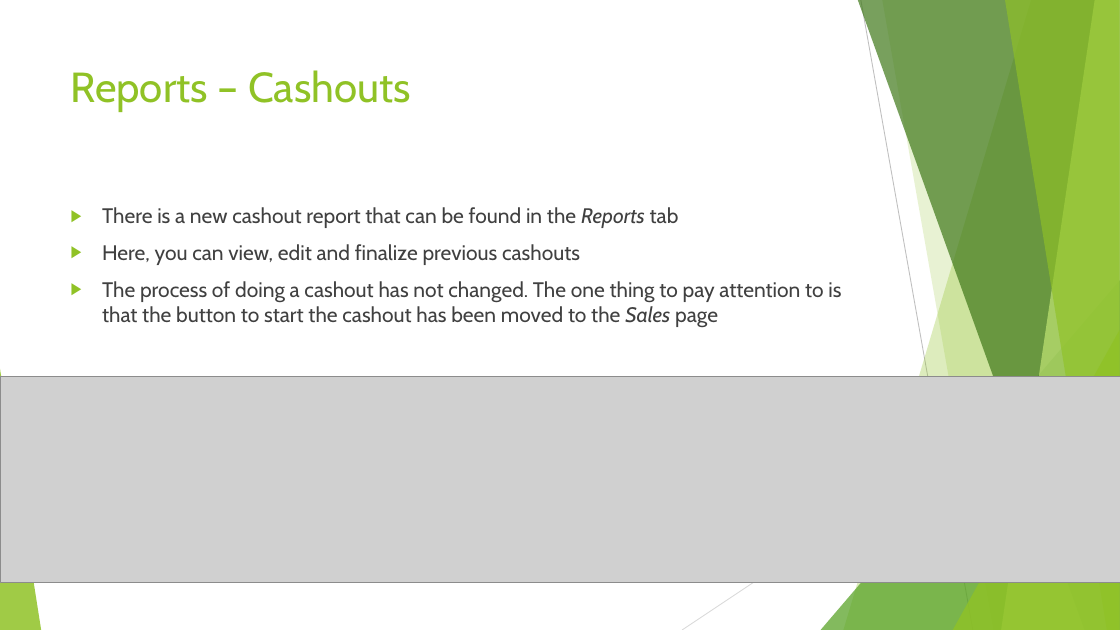
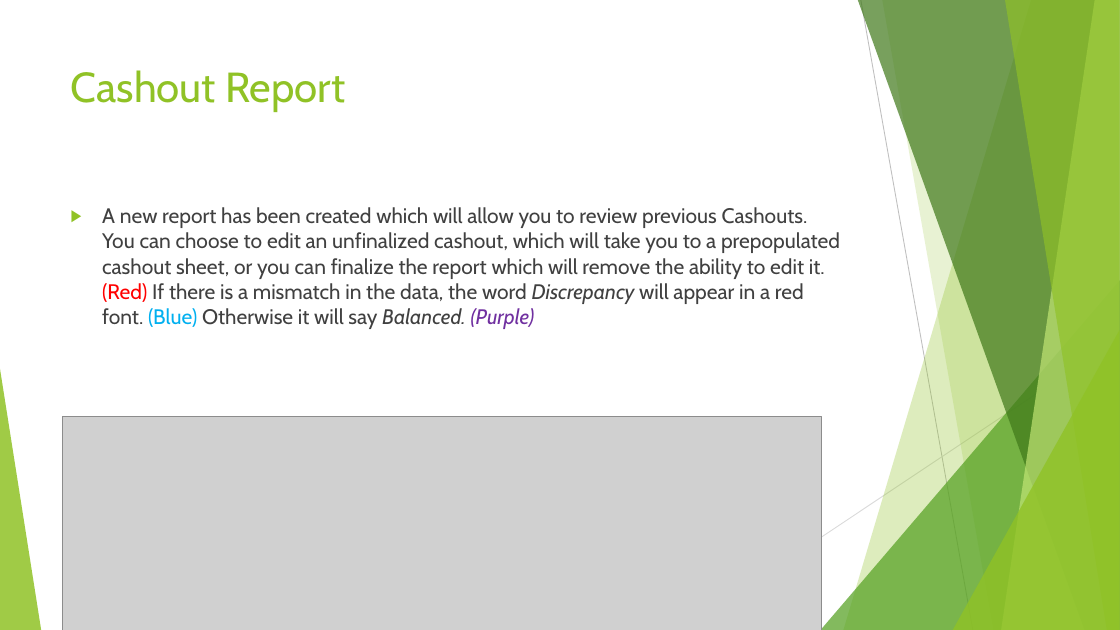
Before and after one commit to SweetSpotProShop/SweetSpot-Documentation, a slide deck: slide 10 of Release Powerpoints/V3.1.0.pptx (slide 8 before the commit). Drawn at 1120x630 pixels with LibreOffice and Linux fonts; fonts in the diff are those of the drawing; grey boxes stand for pictures. Boxes give left, top, right and bottom in pixels: in the first picture for what was removed or moved away, otherwise in the second. Text is boxed around its words. In the diff, an @@ line names an element or a change of style, - is before the commit and + after.

Commit message:
V3.1.0 - PowerPoint updated
-Updated the powerpoint for V3.1.0
-Temp Screenshots added

```diff
--- a/Release Powerpoints/V3.1.0.pptx
+++ b/Release Powerpoints/V3.1.0.pptx
@@ title at (x1=71, y1=70, x2=345, y2=112): text changed @@
-Reports – Cashouts
+Cashout Report
@@ text at (x1=102, y1=207, x2=840, y2=329): text changed @@
-▶ There is a new cashout report that can be found in the Reports tab
-▶ Here, you can view, edit and finalize previous cashouts
-▶ The process of doing a cashout has not changed. The one thing to pay attention to is that the button to start the cashout has been moved to the Sales page
+▶ A new report has been created which will allow you to review previous Cashouts. You can choose to edit an unfinalized cashout, which will take you to a prepopulated cashout sheet, or you can finalize the report which will remove the ability to edit it. (Red) If there is a mismatch in the data, the word Discrepancy will appear in a red font. (Blue) Otherwise it will say Balanced. (Purple)
@@ picture removed at (x1=0, y1=376, x2=1120, y2=583) @@
@@ picture added at (x1=62, y1=417, x2=822, y2=630) @@
```
Also in this commit, not shown: 6 other slides changed, 5 slides added, 4 slides removed, 9 other files.
